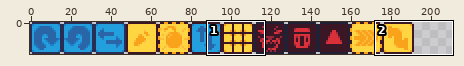
Two states of a sprite sheet, assets/images/actions/rotate.png. Above: a wide view before the commit, with the close-up outlined.
Close-up. The starting point:
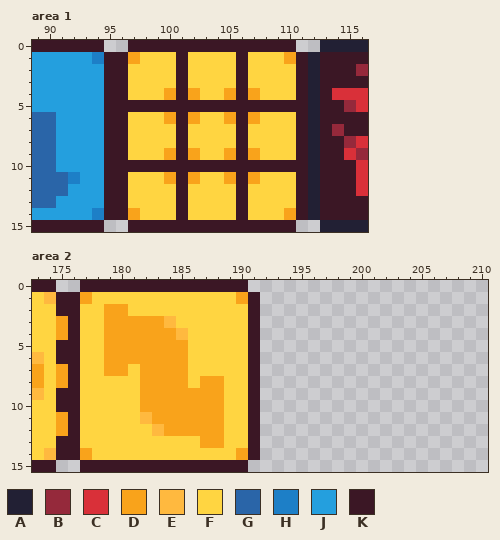
The file is 211x16 pixels. Shown: area 1: x 89..116, y 0..15; area 2: x 173..210, y 0..15.
Palette (. is transparent): A #222034  B #95293b  C #d93039  D #f9a31b  E #ffb93f  F #ffd541  G #2a65a8  H #1d7fc7  J #249fde  K #3b1725
Pixels before, area 1, first column x 89:
 0 KKKKKK..KKKKKKKKKKKKKK..AAAA
 1 JJJJJHKKDFFFKFFFFKFFFDKAKKKK
 2 JJJJJJKKFFFFKFFFFKFFFFKAKKKB
 3 JJJJJJKKFFFFKFFFFKFFFFKAKKKK
 4 JJJJJJKKFFFDKDFFDKDFFFKAKCCC
 5 JJJJJJKKKKKKKKKKKKKKKKKAKKBC
 6 GGJJJJKKFFFDKDFFDKDFFFKAKKKK
 7 GGJJJJKKFFFFKFFFFKFFFFKAKBKK
 8 GGJJJJKKFFFFKFFFFKFFFFKAKKBC
 9 GGJJJJKKFFFDKDFFDKDFFFKAKKCB
10 GGJJJJKKKKKKKKKKKKKKKKKAKKKC
11 GGGHJJKKFFFDKDFFDKDFFFKAKKKC
12 GGGJJJKKFFFFKFFFFKFFFFKAKKKC
13 GGJJJJKKFFFFKFFFFKFFFFKAKKKK
14 JJJJJHKKDFFFKFFFFKFFFDKAKKKK
15 KKKKKK..KKKKKKKKKKKKKK..AAAA
Pixels before, area 2, first column x 173:
 0 KK..KKKKKKKKKKKKKK.
 1 FEKKDFFFFFFFFFFFFDK
 2 FFKKFFDDFFFFFFFFFFK
 3 FFDKFFDDDDDEFFFFFFK
 4 FFDKFFDDDDDDEFFFFFK
 5 FFKKFFDDDDDDDFFFFFK
 6 EFKKFFDDDDDDDFFFFFK
 7 DFDKFFDDFDDDDFFFFFK
 8 DFDKFFFFFDDDDFDDFFK
 9 EFKKFFFFFDDDDDDDFFK
10 FFKKFFFFFDDDDDDDFFK
11 FFDKFFFFFEDDDDDDFFK
12 FFDKFFFFFFEDDDDDFFK
13 FFKKFFFFFFFFFFDDFFK
14 FEKKDFFFFFFFFFFFFDK
15 KK..KKKKKKKKKKKKKK.
After:
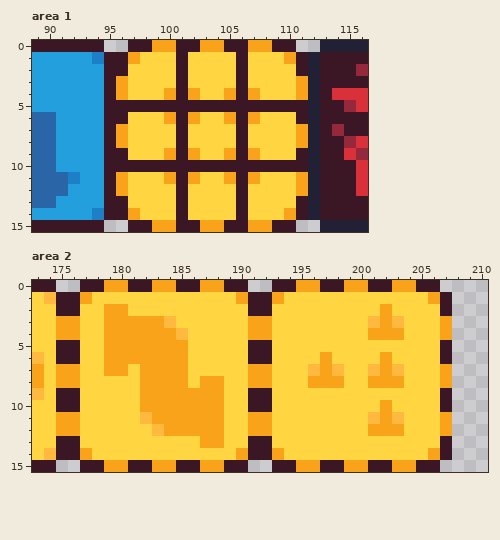
The edit:
{"where": "area 1"}
{"y":0,"x":99,"old":"KK","new":"DD"}
{"y":0,"x":103,"old":"KK","new":"DD"}
{"y":0,"x":107,"old":"KK","new":"DD"}
{"y":3,"x":96,"old":"K","new":"D"}
{"y":3,"x":111,"old":"K","new":"D"}
{"y":4,"x":96,"old":"K","new":"D"}
{"y":4,"x":111,"old":"K","new":"D"}
{"y":7,"x":96,"old":"K","new":"D"}
{"y":7,"x":111,"old":"K","new":"D"}
{"y":8,"x":96,"old":"K","new":"D"}
{"y":8,"x":111,"old":"K","new":"D"}
{"y":11,"x":96,"old":"K","new":"D"}
{"y":11,"x":111,"old":"K","new":"D"}
{"y":12,"x":96,"old":"K","new":"D"}
{"y":12,"x":111,"old":"K","new":"D"}
{"y":15,"x":99,"old":"KK","new":"DD"}
{"y":15,"x":103,"old":"KK","new":"DD"}
{"y":15,"x":107,"old":"KK","new":"DD"}
{"where": "area 2"}
{"y":0,"x":179,"old":"KK","new":"DD"}
{"y":0,"x":183,"old":"KK","new":"DD"}
{"y":0,"x":187,"old":"KK","new":"DD"}
{"y":0,"x":193,"old":"..............","new":"KKDDKKDDKKDDKK"}
{"y":1,"x":192,"old":"................","new":"KDFFFFFFFFFFFFDK"}
{"y":2,"x":192,"old":"................","new":"KFFFFFFFFFDFFFFK"}
{"y":3,"x":176,"old":"K","new":"D"}
{"y":3,"x":191,"old":"K................","new":"DDFFFFFFFFEDEFFFD"}
{"y":4,"x":176,"old":"K","new":"D"}
{"y":4,"x":191,"old":"K................","new":"DDFFFFFFFFDDDFFFD"}
{"y":5,"x":192,"old":"................","new":"KFFFFFFFFFFFFFFK"}
{"y":6,"x":192,"old":"................","new":"KFFFFDFFFFDFFFFK"}
{"y":7,"x":176,"old":"K","new":"D"}
{"y":7,"x":191,"old":"K................","new":"DDFFFEDEFFEDEFFFD"}
{"y":8,"x":176,"old":"K","new":"D"}
{"y":8,"x":191,"old":"K................","new":"DDFFFDDDFFDDDFFFD"}
{"y":9,"x":192,"old":"................","new":"KFFFFFFFFFFFFFFK"}
{"y":10,"x":192,"old":"................","new":"KFFFFFFFFFDFFFFK"}
{"y":11,"x":176,"old":"K","new":"D"}
{"y":11,"x":191,"old":"K................","new":"DDFFFFFFFFEDEFFFD"}
{"y":12,"x":176,"old":"K","new":"D"}
{"y":12,"x":191,"old":"K................","new":"DDFFFFFFFFDDDFFFD"}
{"y":13,"x":192,"old":"................","new":"KFFFFFFFFFFFFFFK"}
{"y":14,"x":192,"old":"................","new":"KDFFFFFFFFFFFFDK"}
{"y":15,"x":179,"old":"KK","new":"DD"}
{"y":15,"x":183,"old":"KK","new":"DD"}
{"y":15,"x":187,"old":"KK","new":"DD"}
{"y":15,"x":193,"old":"..............","new":"KKDDKKDDKKDDKK"}
